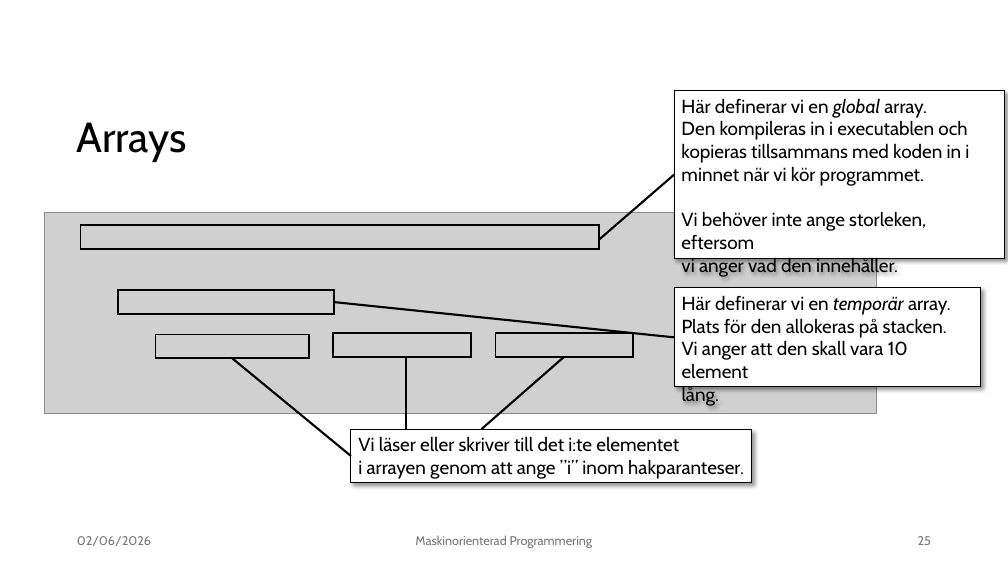
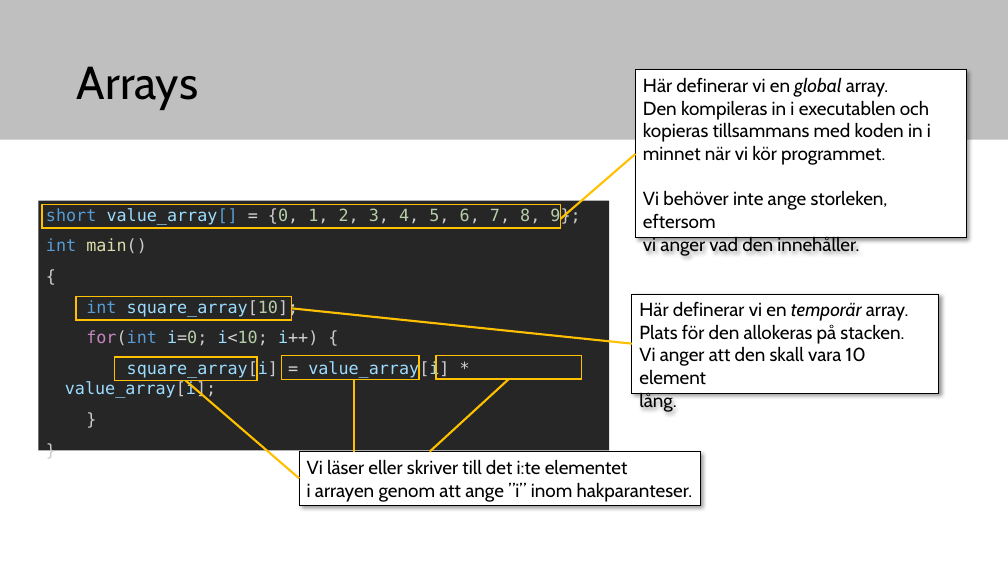
Before and after one commit to elias-at-chalmers/mop-lecture_notes-mirror, a slide deck: slide 27 of slides/lecture06_pointers_and_sync.pptx (slide 25 before the commit). Drawn at 1008x567 pixels with LibreOffice and Linux fonts; fonts in the diff are those of the drawing; grey boxes stand for pictures. Boxes give left, top, right and bottom in pixels: in the first picture for what was removed or moved away, otherwise in the second. Text is boxed around its words. In the diff, an @@ line names an element or a change of style, - is before the commit and + after.

```diff
--- a/slides/lecture06_pointers_and_sync.pptx
+++ b/slides/lecture06_pointers_and_sync.pptx
@@ rectangle added at (0, 0, 1008, 140), fill #BFBFBF @@
@@ title "Arrays": place and size @@
-title "Arrays" at (77, 122, 187, 162)
+title "Arrays" at (77, 66, 198, 110)
@@ title "Arrays" at (77, 66, 198, 110): size 40 to 44 pt; less space between paragraphs; vertical alignment top to middle @@
@@ 2 rectangles, 1 line: place and size @@
-2 rectangles, 1 line at (80, 91, 1005, 259)
+2 rectangles, 1 line at (42, 70, 966, 237)
@@ line (561, 219) - (636, 154): stroke #000000 2 pt to #FFC000 2 pt @@
@@ text added at (39, 200, 609, 450), fill #262626, 16 pt, text #9CDCFE @@
+short value_array[] = {0, 1, 2, 3, 4, 5, 6, 7, 8, 9};
+int main()
+{
+int square_array[10];
+for(int i=0; i<10; i++) {
+square_array[i] = value_array[i] * value_array[i];
+}
+}
@@ picture removed at (45, 212, 876, 413) @@
@@ rectangle: place and size @@
-rectangle at (118, 290, 334, 314)
+rectangle at (76, 296, 292, 320)
@@ rectangle "Här definerar vi en temporär ...": place and size @@
-rectangle "Här definerar vi en temporär ..." at (675, 288, 982, 387)
+rectangle "Här definerar vi en temporär ..." at (632, 294, 939, 393)
@@ line moved from (334, 302) - (675, 337) to (292, 309) - (632, 344) @@
@@ line (292, 309) - (632, 344): stroke #000000 2 pt to #FFC000 2 pt @@
@@ rectangle: place and size @@
-rectangle at (156, 335, 309, 358)
+rectangle at (115, 357, 257, 380)
@@ outline #000000 1.5 pt to #FFC000 1.5 pt in 5 elements at (76, 296, 292, 320), (42, 204, 560, 228), (281, 356, 419, 380), (115, 357, 257, 380), (436, 355, 582, 379) @@
@@ rectangle: place and size @@
-rectangle at (495, 333, 633, 357)
+rectangle at (436, 355, 582, 379)
@@ line moved from (232, 358) - (351, 456) to (186, 381) - (299, 479) @@
@@ line (186, 381) - (299, 479): stroke #000000 2 pt to #FFC000 2 pt @@
@@ line (354, 380) - (354, 451): stroke #000000 2 pt to #FFC000 2 pt @@
@@ 2 lines, 1 rectangle: place and size @@
-2 lines, 1 rectangle at (333, 333, 564, 430)
+2 lines, 1 rectangle at (281, 356, 509, 451)
@@ line (509, 380) - (430, 451): stroke #000000 2 pt to #FFC000 2 pt @@
@@ rectangle "Vi läser eller skriver till ...": place and size @@
-rectangle "Vi läser eller skriver till ..." at (351, 430, 752, 483)
+rectangle "Vi läser eller skriver till ..." at (299, 452, 700, 506)
@@ text removed at (77, 536, 151, 546) @@
-02/06/2026
@@ text removed at (415, 535, 593, 548) @@
-Maskinorienterad Programmering
@@ page number removed at (918, 536, 931, 545) @@
-25
```
Also in this commit, not shown: 5 other slides changed, 2 slides added, 2 slides removed.
